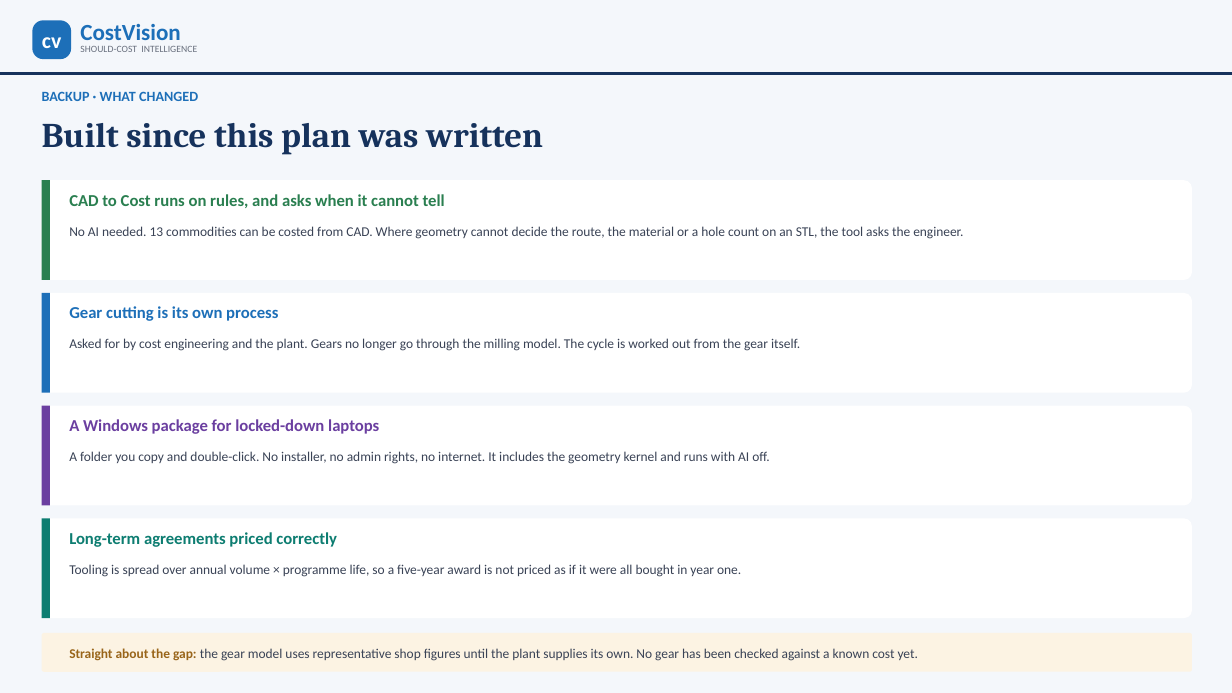
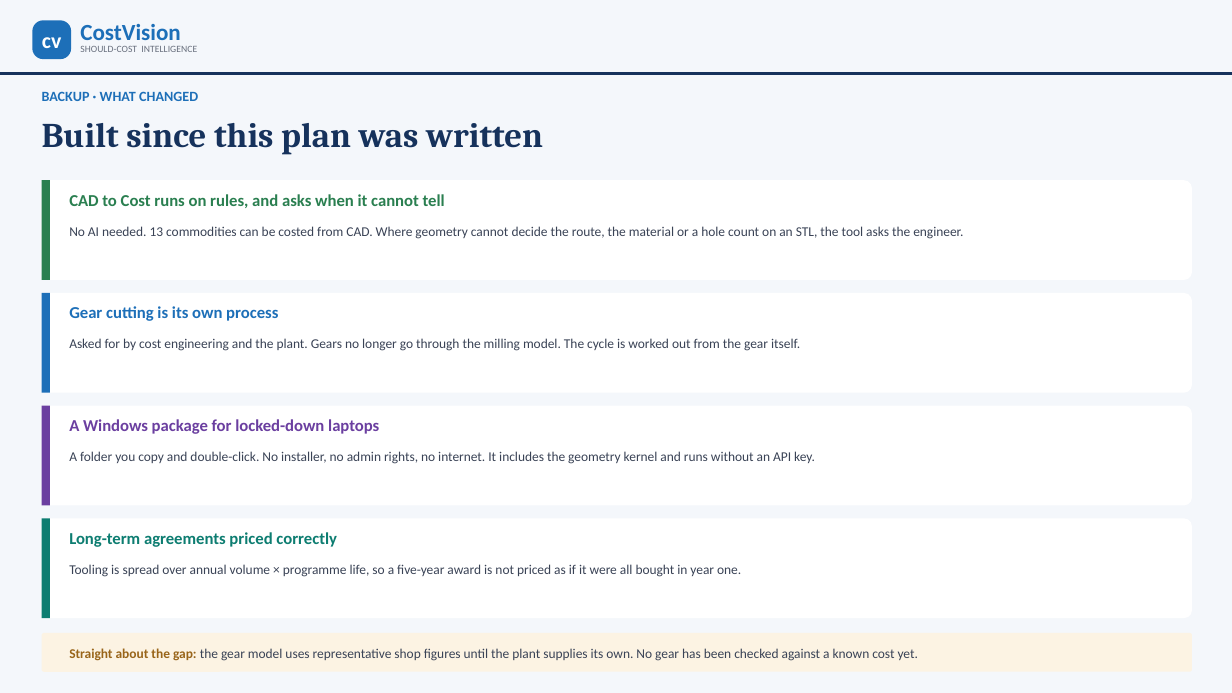
Before and after one commit to bhosaleavinash546/leamington-marathi, a slide deck: slide 23 of CostVision-Implementation-Blueprint.pptx. Drawn at 1232x693 pixels with LibreOffice and Linux fonts; fonts in the diff are those of the drawing. Boxes give left, top, right and bottom in pixels: in the first picture for what was removed or moved away, otherwise in the second. Text is boxed around its words. In the diff, an @@ line names an element or a change of style, - is before the commit and + after.

```diff
--- a/CostVision-Implementation-Blueprint.pptx
+++ b/CostVision-Implementation-Blueprint.pptx
@@ text at box(69, 451, 815, 464): text changed @@
-A folder you copy and double-click. No installer, no admin rights, no internet. It includes the geometry kernel and runs with AI off.
+A folder you copy and double-click. No installer, no admin rights, no internet. It includes the geometry kernel and runs without an API key.
```
Also in this commit, not shown: 15 other slides changed, 18 other files.
